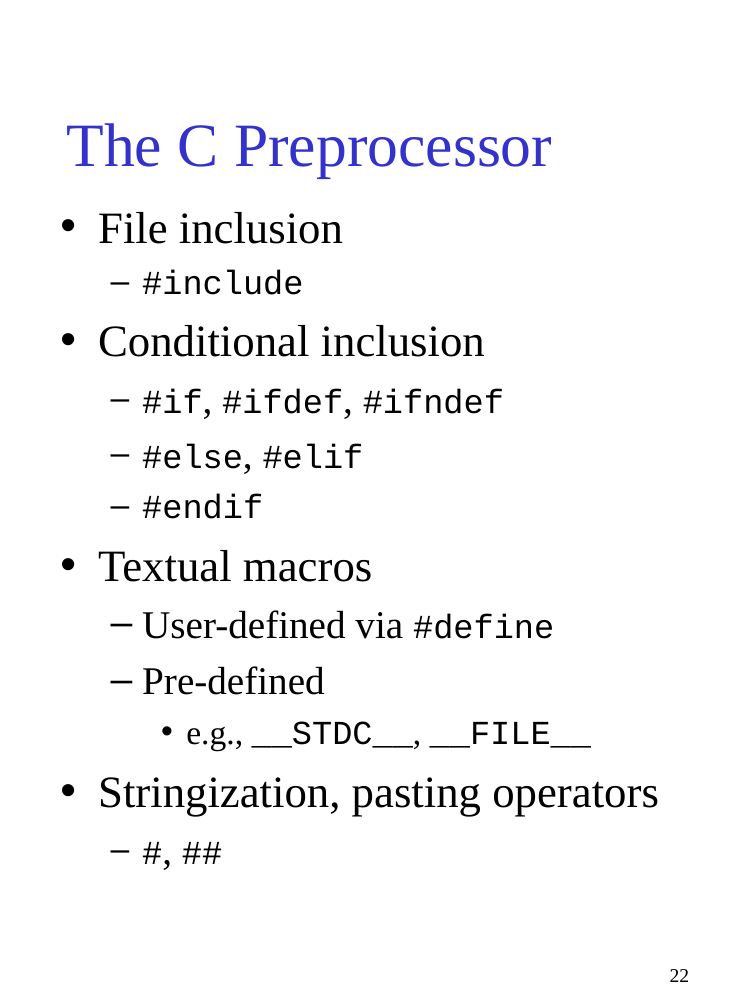
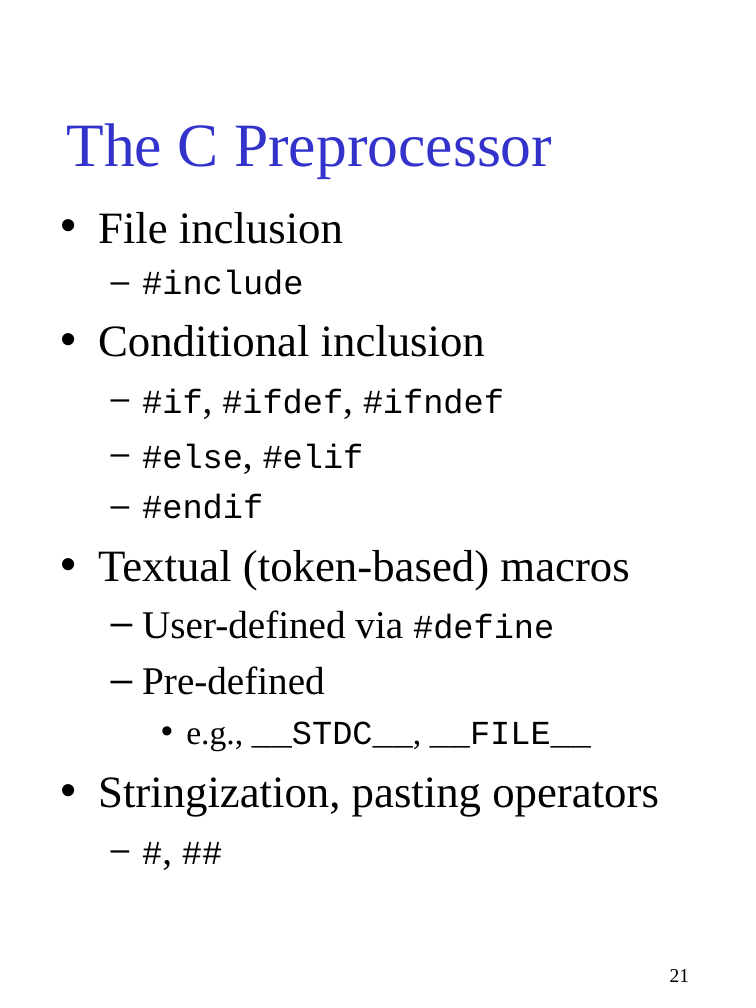
Before and after one commit to gjbadros/empirical_macros, a slide deck: slide 21 of cpp/paper/pcp3.ppt (slide 22 before the commit). Drawn at 756x1008 pixels with LibreOffice and Linux fonts; fonts in the diff are those of the drawing. Boxes give left, top, right and bottom in pixels: in the first picture for what was removed or moved away, otherwise in the second. Text is boxed around its words. In the diff, an @@ line names an element or a change of style, - is before the commit and + after.

```diff
--- a/cpp/paper/pcp3.ppt
+++ b/cpp/paper/pcp3.ppt
@@ text at (98, 550, 629, 590): text changed @@
-• Textual macros
+• Textual (token-based) macros
@@ page number at (670, 969, 690, 982): text changed @@
-22
+21
```
Also in this commit, not shown: 12 other slides changed, 2 slides added, 1 slide removed.
